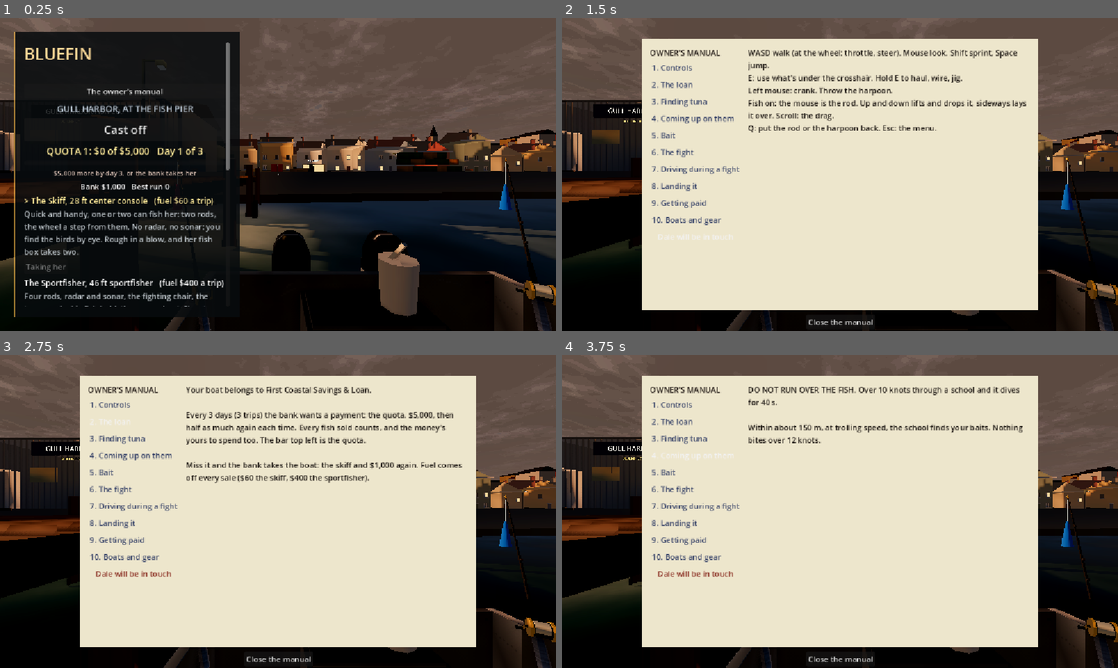
Above: before the commit, frames 1-4 (two rows, left to right).
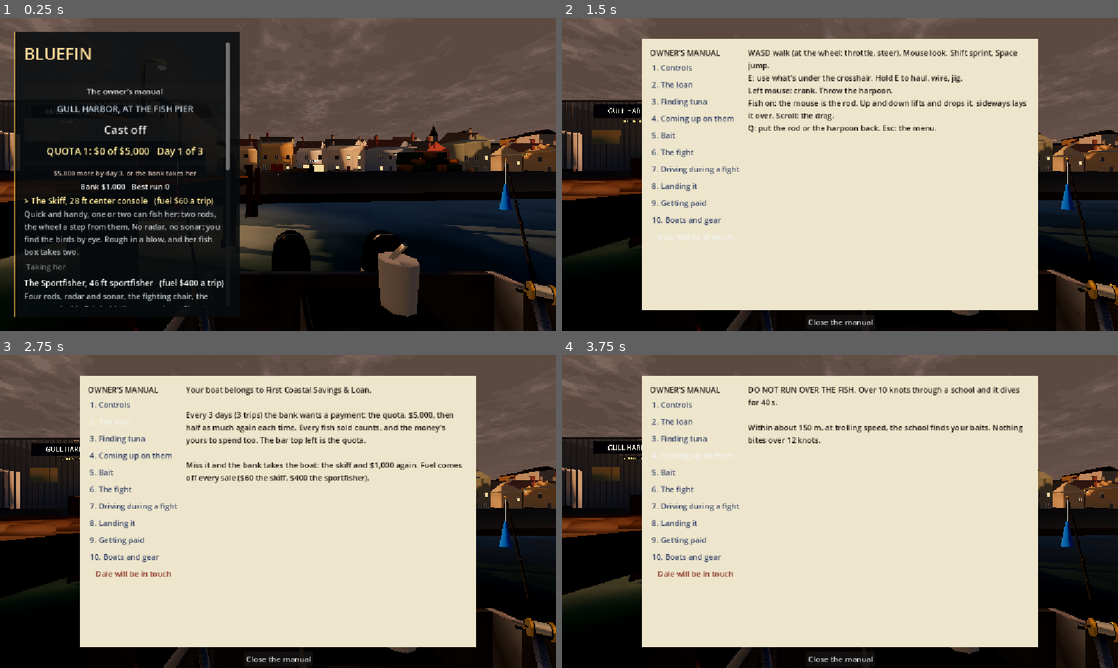
Above: after the commit, the same moments.

Repository: Kortev/Gull-Harbor
Game: Godot game, scene res://sea/sea.tscn
Two runs of this game, one before a commit and one after it. Both use one fixed random seed, a clock stepped at 60 frames per second and the inputs below.
Inputs:
- Up to frame 1 (0.25 s): no input
- Up to frame 2 (1.5 s): click "The owner's manual" at 0.5 s; click "Dale's tips again" at 1.25 s
- Up to frame 3 (2.75 s): click "2. The loan" at 2 s
- Up to frame 4 (3.75 s): click "3. Finding tuna" at 2.75 s; click "4. Coming up on them" at 3.5 s

The runs differ from the first frame. In frame 1, 0.6% of the frame differs, in the area x 0-100%, y 15-100%; in frame 2, 0.4%; in frame 3, 0.4%; in frame 4, 0.9%, in the area x 0-100%, y 26-100%.

Commit message:
Surf that never repeats, and a marina with life in its water
Two trains of surf at different lengths and angles, each arriving in sets that run along the shore; the white only
where their crests stack and break, peeling in stretches, with a torn trail behind instead of clean lines. Inside
the breakwaters the water moves: a slow surge and a little chop instead of a flat sheet.

Co-Authored-By: Claude Opus 5.5 <noreply@anthropic.com>

Diff:
--- a/sea/ocean.gd
+++ b/sea/ocean.gd
@@ -422,7 +422,7 @@
 	var k := Vector2(lerpf(0.85, 1.0, smoothstep(0.0, 300.0, d)), lerpf(0.8, 1.0, smoothstep(0.0, 150.0, d)))
 	var e := (p - Vector2(0.0, 2170.0)) / Vector2(300.0, 150.0)
 	var inside := 1.0 - smoothstep(0.75, 1.05, e.length())
-	return k.lerp(Vector2(0.07, 0.25), inside)
+	return k.lerp(Vector2(0.2, 0.45), inside)
 
 
 ## The surf rolling into the open coast (the shader's surf_at, the same): how far the water's moved by it at world p.
@@ -443,8 +443,12 @@
 	var sect := 0.45 + 1.1 * _swirl(_swirl_g, Vector2(x / 420.0 + 0.17, 0.61))
 	var env := smoothstep(420.0, 90.0, d) * smoothstep(-1.0, 14.0, d) * smoothstep(0.85, 1.25, e.length()) * sect
 	var a := surf_height * env
+	var a1 := a * (0.35 + 0.65 * (0.5 + 0.5 * sin(t * TAU / 70.0 + x / 520.0)))
+	var a2 := a * 0.55 * (0.3 + 0.7 * (0.5 + 0.5 * sin(t * TAU / 47.0 + x / 520.0 + 2.1)))
 	var th := SURF_K * d + sqrt(G * SURF_K) * 0.85 * t + sin(x / 160.0) * 2.2
-	return Vector3(0.0, a * cos(th), SURF_Q * a * sin(th))
+	var k2 := TAU / 23.0
+	var th2 := k2 * (d + x * 0.2) + sqrt(G * k2) * 0.85 * t + sin(x / 97.0 + 1.3) * 1.6
+	return Vector3(0.0, a1 * cos(th) + a2 * cos(th2), SURF_Q * (a1 * sin(th) + a2 * 0.6 * sin(th2)))
 
 
 func _calm_at(p: Vector2) -> float:
--- a/sea/ocean.gdshader
+++ b/sea/ocean.gdshader
@@ -120,7 +120,7 @@
 	vec2 k = vec2(mix(0.85, 1.0, smoothstep(0.0, 300.0, d)), mix(0.8, 1.0, smoothstep(0.0, 150.0, d)));
 	vec2 e = (p - vec2(0.0, 2170.0)) / vec2(300.0, 150.0);
 	float inside = 1.0 - smoothstep(0.75, 1.05, length(e));
-	return mix(k, vec2(0.07, 0.25), inside);
+	return mix(k, vec2(0.2, 0.45), inside);
 }
 
 // The surf (ocean.gd's _surf_at, the same): along the open coast the swell feels the bottom and comes in as lines of
@@ -140,15 +140,34 @@
 	return smoothstep(420.0, 90.0, d) * smoothstep(-1.0, 14.0, d) * outside * sect;
 }
 
+// Two trains of surf, never quite in step: the long one, and a shorter one coming in at a slant. Each arrives in
+// sets (bigger for a minute or so, then a lull), and the sets run along the shore, so no two stretches match.
+const float SURF_K2 = 6.28318 / 23.0;
+
+float surf_set(vec2 p, float t, float period, float salt) {
+	return 0.5 + 0.5 * sin(t * 6.28318 / period + p.x / 520.0 + salt);
+}
+
 float surf_phase(vec2 p, float t) {
 	float d = shore_z(p.x) - p.y;
 	return SURF_K * d + sqrt(9.81 * SURF_K) * 0.85 * t + sin(p.x / 160.0) * 2.2;
 }
 
+float surf_phase2(vec2 p, float t) {
+	float d = shore_z(p.x) - p.y;
+	return SURF_K2 * (d + p.x * 0.2) + sqrt(9.81 * SURF_K2) * 0.85 * t + sin(p.x / 97.0 + 1.3) * 1.6;
+}
+
 vec4 surf_at(vec2 p, float t) {
 	float a = surf_height * surf_env(p);
+	float a1 = a * (0.35 + 0.65 * surf_set(p, t, 70.0, 0.0));
+	float a2 = a * 0.55 * (0.3 + 0.7 * surf_set(p, t, 47.0, 2.1));
 	float th = surf_phase(p, t);
-	return vec4(0.0, a * cos(th), SURF_Q * a * sin(th), cos(th));
+	float th2 = surf_phase2(p, t);
+	// (w: how near the top of the surf it is, both trains together: it breaks only where their crests stack up, so
+	// the white comes in ragged sections that never repeat, not lines)
+	float y = a1 * cos(th) + a2 * cos(th2);
+	return vec4(0.0, y, SURF_Q * (a1 * sin(th) + a2 * 0.6 * sin(th2)), y / max(a * 0.95, 0.001));
 }
 
 // how rough the chop is here (patches drifting with the wind), how strong the swell, how bent
@@ -346,12 +365,16 @@
 	float sd = shore_z(q.x) - q.y;
 	float senv = surf_env(q);
 	if (senv > 0.001) {
-		float sth = surf_phase(q, wave_time);
+		float sth = acos(clamp(surf_at(q, wave_time).w, -1.0, 1.0));
 		float breaking = smoothstep(260.0, 60.0, sd) * smoothstep(0.25, 0.8, senv);
 		// (lace: the noise at two sizes tears it into ragged white, thickest right on the crest)
 		float lace = grain * 0.6 + texture(noise, qk * 0.21).r * 0.4;
-		float on_crest = smoothstep(0.84, 0.98, cos(sth) + (lace - 0.5) * 0.4);
-		float trail = smoothstep(0.62, 0.92, cos(sth - 0.8) + (lace - 0.5) * 0.9) * smoothstep(0.35, 0.65, lace) * 0.75;
+		// (and peeling: whole stretches of a crest break while the next stretch along doesn't, drifting with the swell)
+		float peel = smoothstep(0.38, 0.62, texture(noise, q / 170.0 + vec2(wave_time * 0.004, 0.31)).g);
+		float on_crest = smoothstep(0.76, 0.96, cos(sth) + (lace - 0.5) * 0.4) * peel;
+		// (the white left behind: where the crest was breaking a second or so ago, torn up and thinning)
+		float trail = smoothstep(0.7, 0.95, surf_at(q, wave_time - 1.3).w + (lace - 0.5) * 0.9)
+				* smoothstep(0.35, 0.65, lace) * 0.7 * peel;
 		foam = max(foam, (on_crest + trail) * breaking * (1.0 - far * 0.6));
 	}
 	float wash = smoothstep(16.0, 2.0, sd + (grain - 0.5) * 8.0 + sin(wave_time * 0.9 + q.x * 0.05) * 3.0);
--- a/tests/harbour_test.gd
+++ b/tests/harbour_test.gd
@@ -44,7 +44,8 @@
 		b.append(sea.ocean.height_at(Vector3(0.0, 0.0, 600.0), t))
 	var inside: float = a.max() - a.min()
 	var outside: float = b.max() - b.min()
-	_check(inside < outside * 0.25, "still in the harbour (%.2f m) next to the sea outside (%.2f m)" % [inside, outside])
+	_check(inside < outside * 0.45 and inside > 0.0, "quieter in the harbour (%.2f m) than the sea outside (%.2f m), "
+			% [inside, outside] + "but not dead flat")
 	print("HARBOUR TEST %s" % ("PASSED" if failed == 0 else "FAILED"))
 	get_tree().quit(1 if failed else 0)
 
